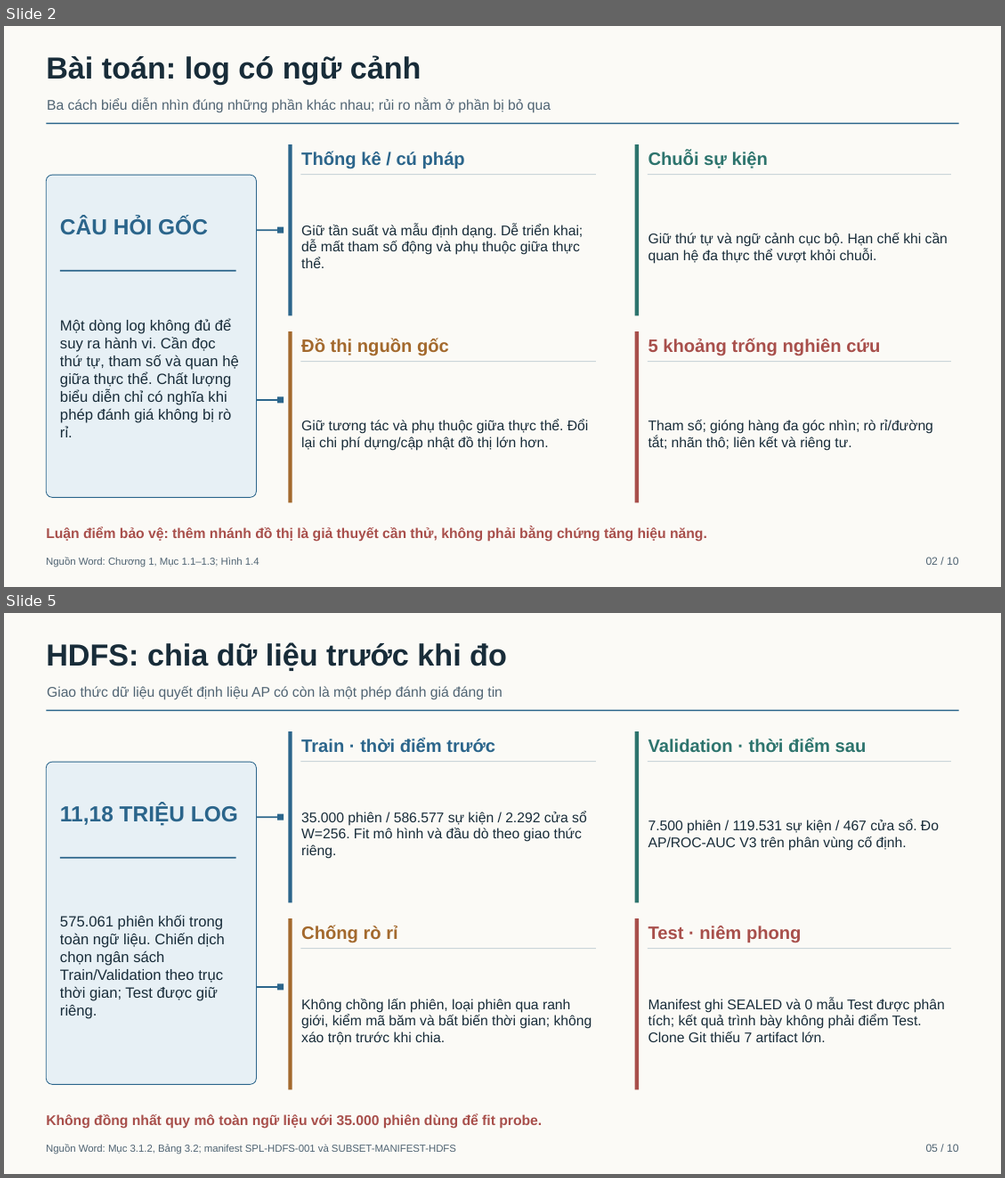
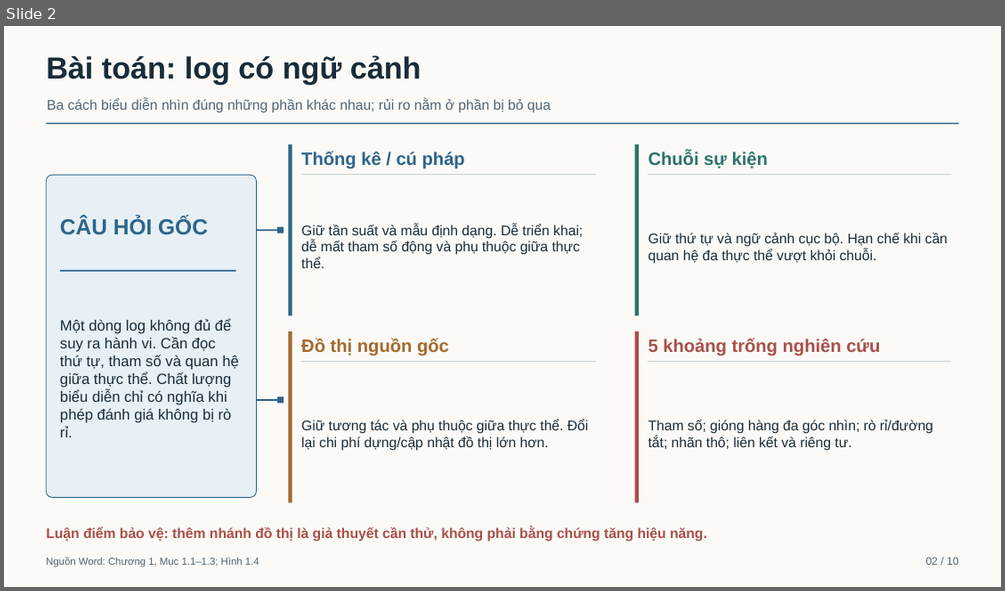
Before and after one commit to Minhlike/chuyen-de-chuyen-sau, a slide deck: bao-ve/Bao-cao-chuyen-de-10-slide-v4.pptx. Shown one above the other, each under a label of ours: slides 2 and 5 before the commit, slide 2 after it; the slides between them are not shown. The pictures are 1005x1178 and 1005x591 pixels, drawn with LibreOffice and Linux fonts; fonts in the diff are those of the drawing. Boxes give left, top, right and bottom in pixels: in the first picture for what was removed or moved away, otherwise in the second. Text is boxed around its words. In the diff, an @@ line names an element or a change of style, - is before the commit and + after.

```diff
--- a/bao-ve/Bao-cao-chuyen-de-10-slide-v4.pptx
+++ b/bao-ve/Bao-cao-chuyen-de-10-slide-v4.pptx
@@ slide 5 removed at (4, 613, 1001, 1174), background #FBFAF6 @@
@@ text removed at (46, 642, 507, 671) @@
-HDFS: chia dữ liệu trước khi đo
@@ text removed at (47, 686, 502, 700) @@
-Giao thức dữ liệu quyết định liệu AP có còn là một phép đánh giá đáng tin
@@ rectangle removed at (46, 709, 959, 711) @@
@@ rectangle removed at (288, 731, 291, 902) @@
@@ text removed at (301, 738, 495, 752) @@
-Train · thời điểm trước
@@ rectangle removed at (635, 731, 639, 902) @@
@@ text removed at (648, 738, 866, 752) @@
-Validation · thời điểm sau
@@ rounded rectangle removed at (46, 762, 256, 1084) @@
@@ rectangle removed at (301, 761, 596, 762) @@
@@ rectangle removed at (647, 761, 951, 762) @@
@@ text removed at (60, 803, 238, 826) @@
-11,18 TRIỆU LOG
@@ rectangle removed at (257, 817, 280, 818) @@
@@ rectangle removed at (278, 814, 283, 820) @@
@@ text removed at (301, 811, 587, 859) @@
-35.000 phiên / 586.577 sự kiện / 2.292 cửa sổ W=256. Fit mô hình và đầu dò theo giao thức riêng.
@@ text removed at (648, 819, 938, 851) @@
-7.500 phiên / 119.531 sự kiện / 467 cửa sổ. Đo AP/ROC-AUC V3 trên phân vùng cố định.
@@ rectangle removed at (60, 857, 235, 859) @@
@@ text removed at (60, 915, 225, 1019) @@
-575.061 phiên khối trong toàn ngữ liệu. Chiến dịch chọn ngân sách Train/Validation theo trục thời gian; Test được giữ riêng.
@@ rectangle removed at (288, 918, 291, 1089) @@
@@ text removed at (301, 925, 397, 943) @@
-Chống rò rỉ
@@ rectangle removed at (635, 918, 639, 1089) @@
@@ text removed at (648, 925, 801, 942) @@
-Test · niêm phong
@@ rectangle removed at (301, 948, 596, 949) @@
@@ rectangle removed at (647, 948, 951, 949) @@
@@ rectangle removed at (257, 986, 280, 988) @@
@@ rectangle removed at (278, 984, 283, 989) @@
@@ text removed at (301, 998, 592, 1045) @@
-Không chồng lấn phiên, loại phiên qua ranh giới, kiểm mã băm và bất biến thời gian; không xáo trộn trước khi chia.
@@ text removed at (648, 997, 945, 1042) @@
-Manifest ghi SEALED và 0 mẫu Test được phân tích; kết quả trình bày không phải điểm Test. Clone Git thiếu 7 artifact lớn.
@@ text removed at (46, 1114, 542, 1128) @@
-Không đồng nhất quy mô toàn ngữ liệu với 35.000 phiên dùng để fit probe.
@@ text removed at (46, 1143, 456, 1154) @@
-Nguồn Word: Mục 3.1.2, Bảng 3.2; manifest SPL-HDFS-001 và SUBSET-MANIFEST-HDFS
@@ text removed at (926, 1143, 959, 1151) @@
-05 / 10
```
Also in this commit, not shown: 6 slides changed, 2 slides added, 1 other slide removed, 5 other files.
